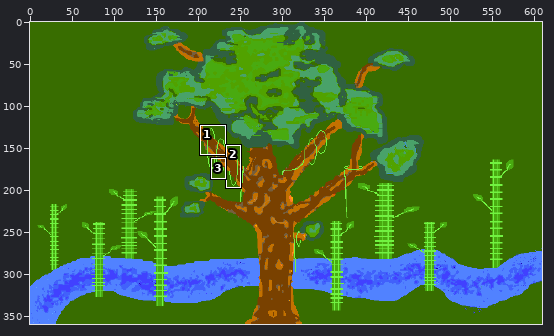
Pixel-art file: content/sprites/backgrounds/Jungle Tree Art Background.aseprite. The first picture is a wide view before the edit; the outline marks the close-up.
Close-up. Before:
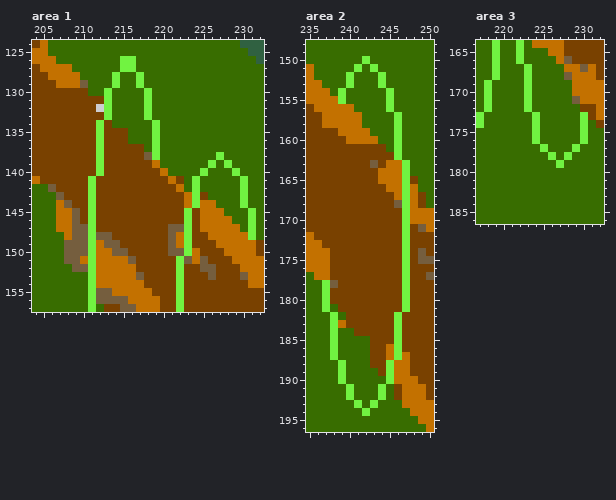
610x360 pixels, 1 frame. Shown: area 1: x 204..232, y 124..157; area 2: x 235..250, y 148..196; area 3: x 217..232, y 164..186. The commit also changed other parts of the picture, which this record leaves out.
The same view after the edit:
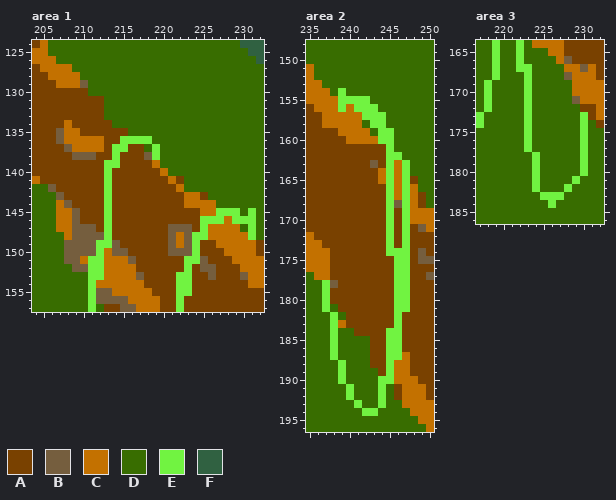
Palette (. is transparent): A #794100  B #755e3e  C #c37100  D #386d00  E #71f341  F #306141
What changed:
Area 1:
y 126..127: x 215..216 EE -> DD
y 128..129: x 214 E -> D; x 217 E -> D
y 130..131: x 213 E -> D; x 218 E -> D
y 132: x 212..213 .E -> AD; x 218 E -> D
y 133: x 213 E -> D; x 218 E -> D
y 134: x 208 A -> C; x 212 E -> A; x 219 E -> D
y 135: x 207..209 AAA -> BCC; x 212 E -> A; x 219 E -> D
y 136: x 207..212 AAAAAE -> BCCCCC; x 215..219 ADDDE -> EEEED
y 137: x 208..212 AAAAE -> BCCCC; x 214..215 AA -> EE
y 138: x 209..212 AAAE -> BBBA; x 214 A -> E; x 227 E -> D
y 139: x 212..214 EAA -> AEE; x 226 E -> D; x 228 E -> D
y 140: x 212..213 EA -> AE; x 225 E -> D; x 229 E -> D
y 141..142: x 211 E -> A; x 213 A -> E; x 224 E -> D; x 230 E -> D
y 143..144: x 211 E -> A; x 213 A -> E; x 224 E -> C; x 230 E -> D
y 145: x 211 E -> A; x 213 A -> E; x 223 E -> A; x 227..229 CDD -> EEE
y 146: x 211 E -> A; x 213 A -> E; x 223 E -> A; x 225..227 CCC -> EEE; x 229..230 DD -> EE
y 147: x 211 E -> B; x 213 A -> E; x 223 E -> B; x 225 C -> E
y 148: x 211 E -> B; x 213 B -> E; x 223..225 EAA -> BEE
y 149: x 211..213 ECB -> BEE; x 223..224 EA -> BE
y 150: x 211..212 EC -> BE; x 223..224 EC -> BE
y 151: x 212 C -> E; x 222..224 EBC -> AEE
y 152: x 212 C -> E; x 222..223 EA -> AE
y 153: x 212 C -> E; x 223 A -> E
y 154..155: x 223 A -> E
Area 2:
y 150: x 242 E -> D
y 151: x 241 E -> D; x 243 E -> D
y 152..153: x 240 E -> D; x 244 E -> D
y 154: x 245 E -> D
y 155: x 240..242 DDD -> EEE; x 245 E -> D
y 156: x 239 C -> E; x 241..243 DDD -> EEE; x 245 E -> D
y 157: x 242..244 DDD -> EEE; x 246 E -> D
y 158: x 243..244 DD -> EE; x 246 E -> D
y 159..160: x 244..246 DDE -> EED
y 161: x 245..246 DE -> ED
y 162: x 245 A -> E
y 163..166: x 245 C -> E
y 167..173: x 245 A -> E
y 174: x 245..246 AA -> EE
y 175..181: x 246 A -> E
y 184..185: x 245 A -> E
y 186..187: x 245 C -> E
y 190: x 244 D -> E
y 193: x 243..244 ED -> DE
y 194: x 243 D -> E
Area 3:
y 167: x 222 D -> E
y 173..176: x 223..224 DE -> ED
y 177: x 223 D -> E; x 225 E -> D; x 229..230 ED -> DE
y 178: x 224 D -> E; x 226 E -> D; x 228 E -> D; x 230 D -> E
y 179: x 224 D -> E; x 227 E -> D; x 230 D -> E
y 180: x 224 D -> E; x 230 D -> E
y 181: x 224 D -> E; x 229 D -> E
y 182: x 224 D -> E; x 228 D -> E
y 183: x 225..227 DDD -> EEE
y 184: x 226 D -> E
